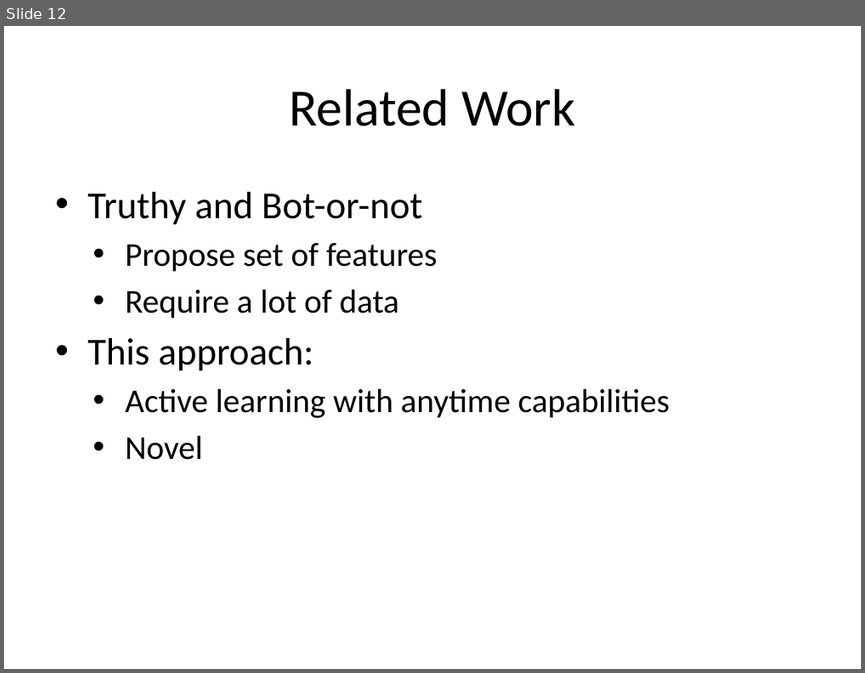
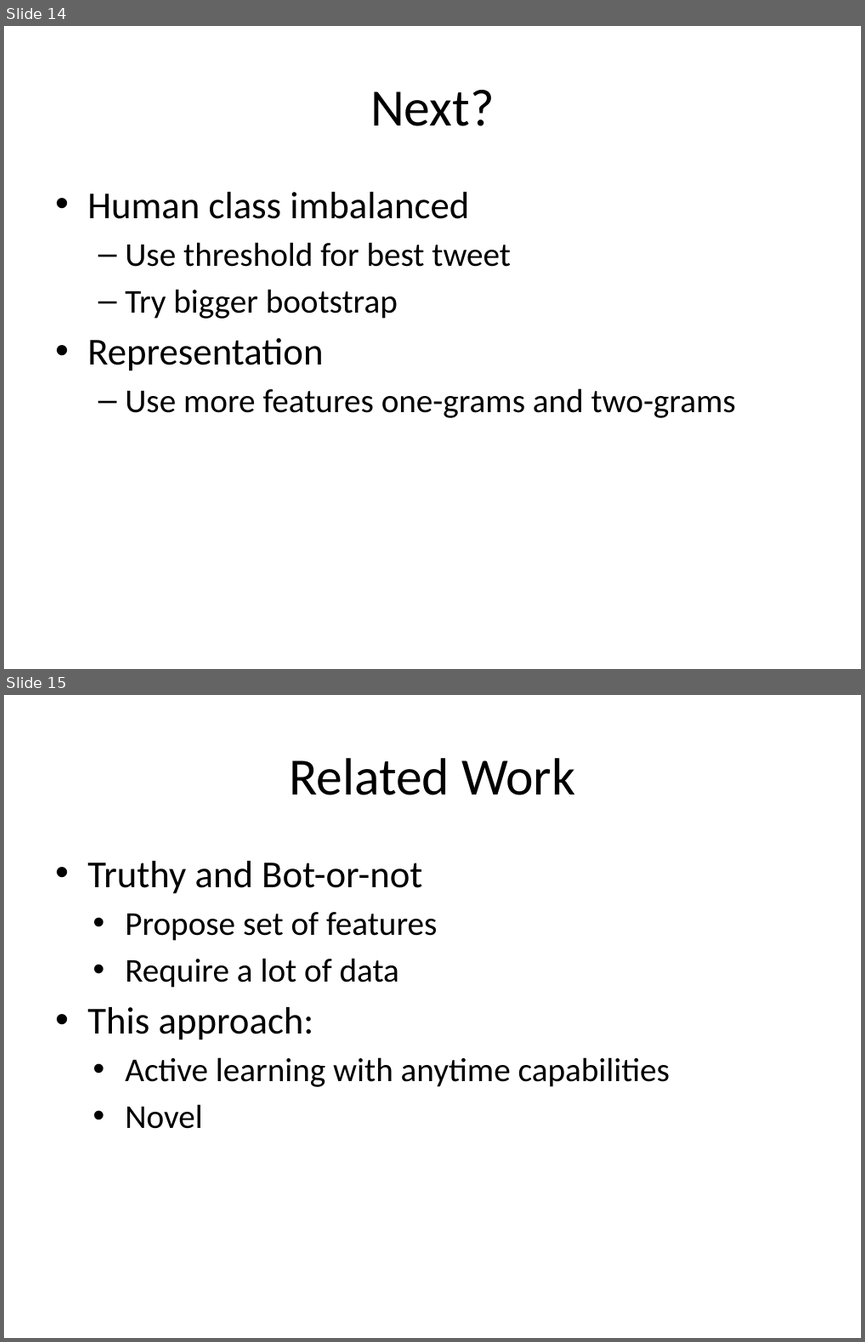
Before and after one commit to mramire8/osna, a slide deck: presentations/project.pptx. Shown one above the other, each under a label of ours: slide 12 before the commit, slides 14 and 15 after it. The pictures are 865x673 and 865x1342 pixels, drawn with LibreOffice and Linux fonts; fonts in the diff are those of the drawing. Boxes give left, top, right and bottom in pixels: in the first picture for what was removed or moved away, otherwise in the second. Text is boxed around its words. In the diff, an @@ line names an element or a change of style, - is before the commit and + after.

```diff
--- a/presentations/project.pptx
+++ b/presentations/project.pptx
@@ slide 14 added at (4,26,861,669), background #FFFFFF @@
@@ title added at (370,90,494,126), 44 pt, text #000000 @@
+Next?
@@ text added at (87,192,736,418), 28 pt, text #000000 @@
+• Human class imbalanced
+  – Use threshold for best tweet
+  – Try bigger bootstrap
+• Representation
+  – Use more features one-grams and two-grams
@@ what was slide 12 is now slide 15 @@
```
Also in this commit, not shown: 6 slides changed, 5 other slides added, 2 slides removed.
